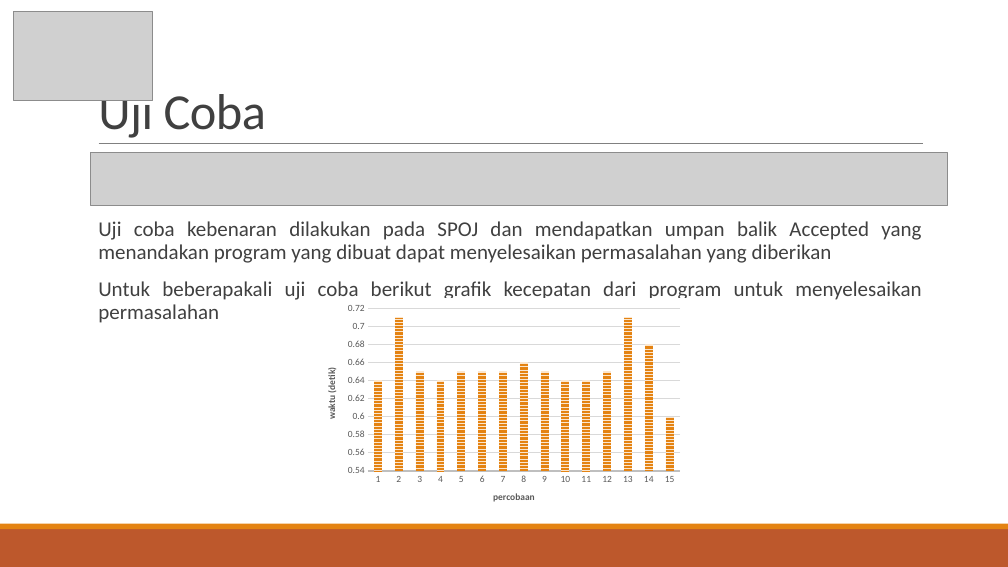
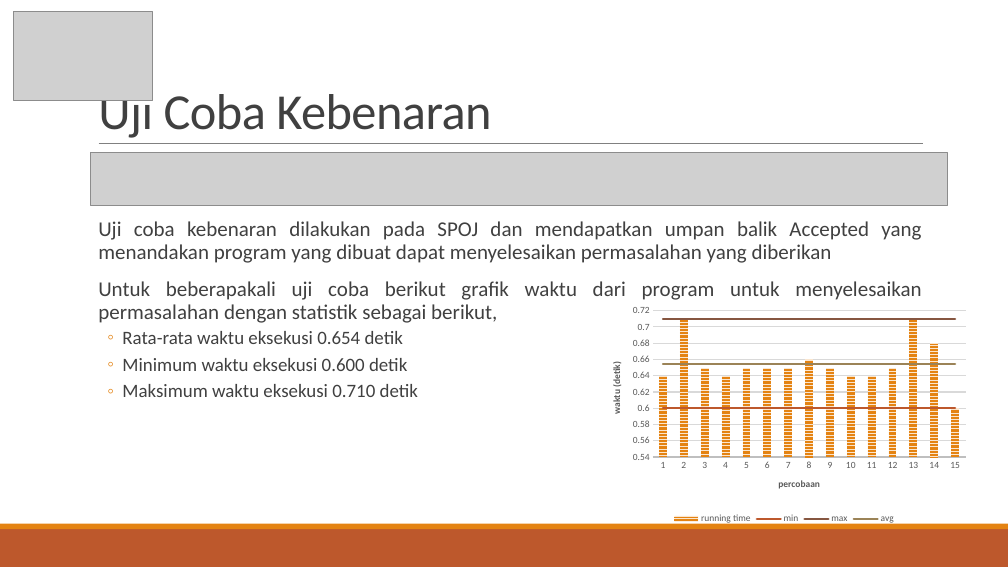
Before and after one commit to ryusan/TA-CTSTRING, a slide deck: slide 74 of 5111100079 Presentasi.pptx (slide 75 before the commit). Drawn at 1008x567 pixels with LibreOffice and Linux fonts; fonts in the diff are those of the drawing; grey boxes stand for pictures. Boxes give left, top, right and bottom in pixels: in the first picture for what was removed or moved away, otherwise in the second. Text is boxed around its words. In the diff, an @@ line names an element or a change of style, - is before the commit and + after.

```diff
--- a/5111100079 Presentasi.pptx
+++ b/5111100079 Presentasi.pptx
@@ title at <box>98,88,491,138</box>: text changed @@
-Uji Coba
+Uji Coba Kebenaran
@@ text at <box>98,281,921,397</box>: text changed @@
-  Untuk beberapakali uji coba berikut grafik kecepatan dari program untuk menyelesaikan permasalahan
+  Untuk beberapakali uji coba berikut grafik waktu dari program untuk menyelesaikan permasalahan dengan statistik sebagai berikut,
+  ◦ Rata-rata waktu eksekusi 0.654 detik
+  ◦ Minimum waktu eksekusi 0.600 detik
+  ◦ Maksimum waktu eksekusi 0.710 detik
@@ column chart at <box>595,301,973,528</box> @@
-Series 1: 0.64, 0.71, 0.65, 0.64, 0.65, 0.65, 0.65, 0.66, 0.65, 0.64, 0.64, 0.65, 0.71, 0.68, 0.6
+running time: 0.64, 0.71, 0.65, 0.64, 0.65, 0.65, 0.65, 0.66, 0.65, 0.64, 0.64, 0.65, 0.71, 0.68, 0.6
+min: 0.6, 0.6, 0.6, 0.6, 0.6, 0.6, 0.6, 0.6, 0.6, 0.6, 0.6, 0.6, 0.6, 0.6, 0.6
+max: 0.71, 0.71, 0.71, 0.71, 0.71, 0.71, 0.71, 0.71, 0.71, 0.71, 0.71, 0.71, 0.71, 0.71, 0.71
+avg: 0.65, 0.65, 0.65, 0.65, 0.65, 0.65, 0.65, 0.65, 0.65, 0.65, 0.65, 0.65, 0.65, 0.65, 0.65
@@ legend changed @@
@@ bar spacing changed @@
@@ background changed @@
@@ border changed @@
@@ column chart: place and size @@
-column chart at <box>310,298,688,519</box>
+column chart at <box>595,301,973,528</box>
```
Also in this commit, not shown: 43 other slides changed, 3 slides added, 2 slides removed, 51 other files.
